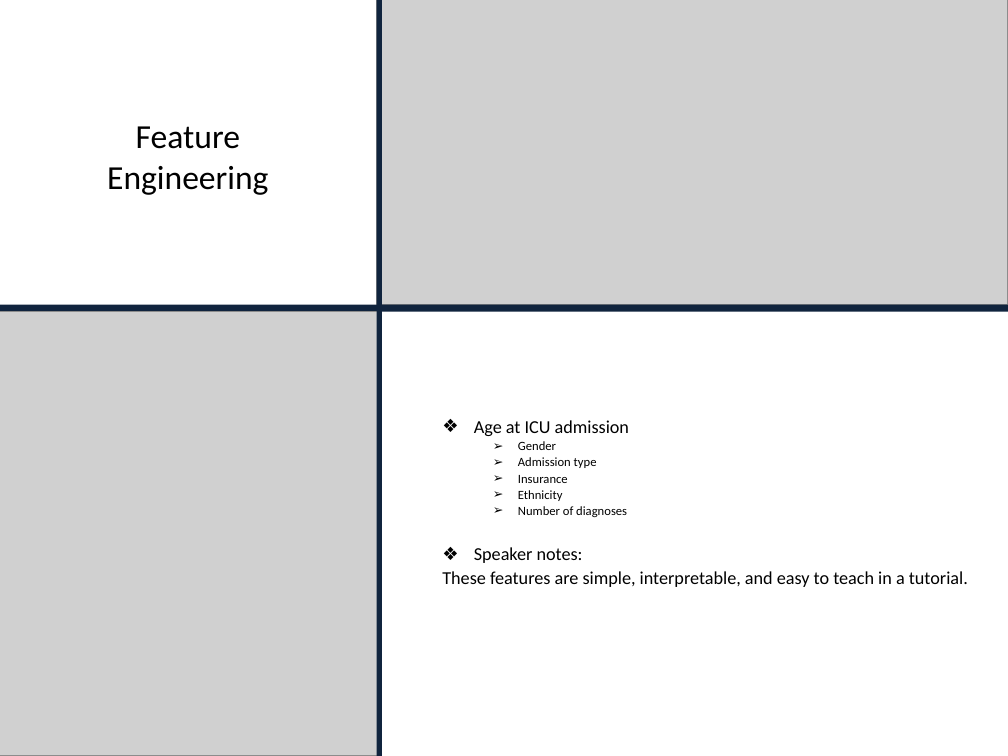
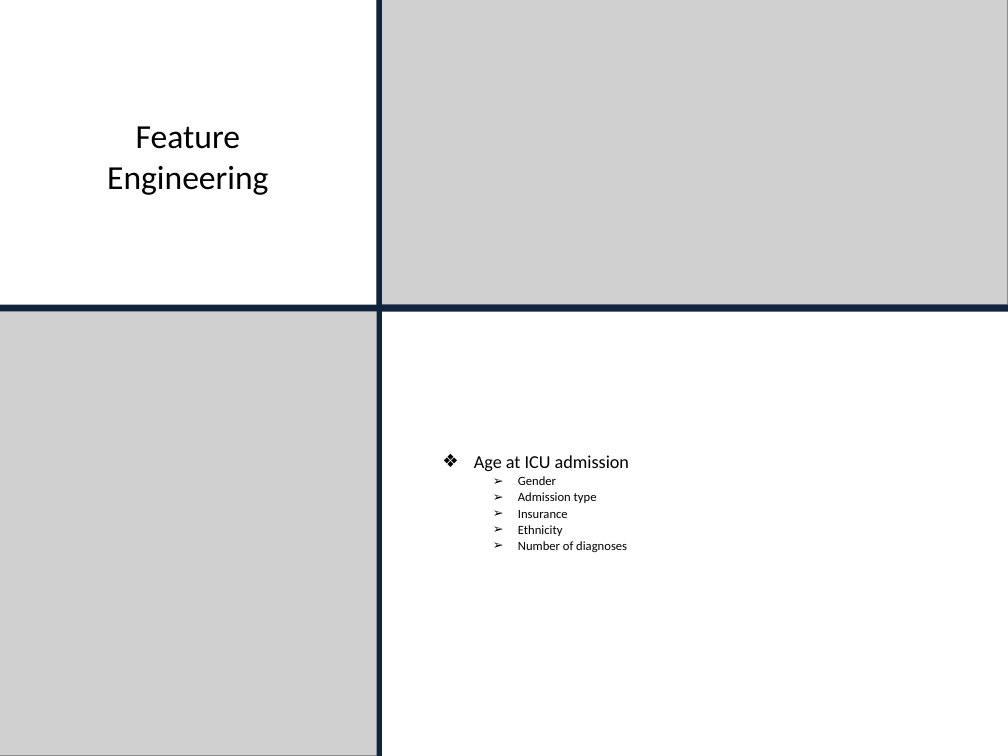
Before and after one commit to abhishekraman2001/AI-Health, a slide deck: slide 7 of akr3222-SelfLearningTuotorial.pptx. Drawn at 1008x756 pixels with LibreOffice and Linux fonts; fonts in the diff are those of the drawing; grey boxes stand for pictures. Boxes give left, top, right and bottom in pixels: in the first picture for what was removed or moved away, otherwise in the second. Text is boxed around its words. In the diff, an @@ line names an element or a change of style, - is before the commit and + after.

Commit message:
Add tutorial presentation

```diff
--- a/akr3222-SelfLearningTuotorial.pptx
+++ b/akr3222-SelfLearningTuotorial.pptx
@@ text at (442,547,968,587): paragraphs removed @@
-  ❖ Speaker notes:
-  These features are simple, interpretable, and easy to teach in a tutorial.
```
Also in this commit, not shown: 10 other slides changed.
